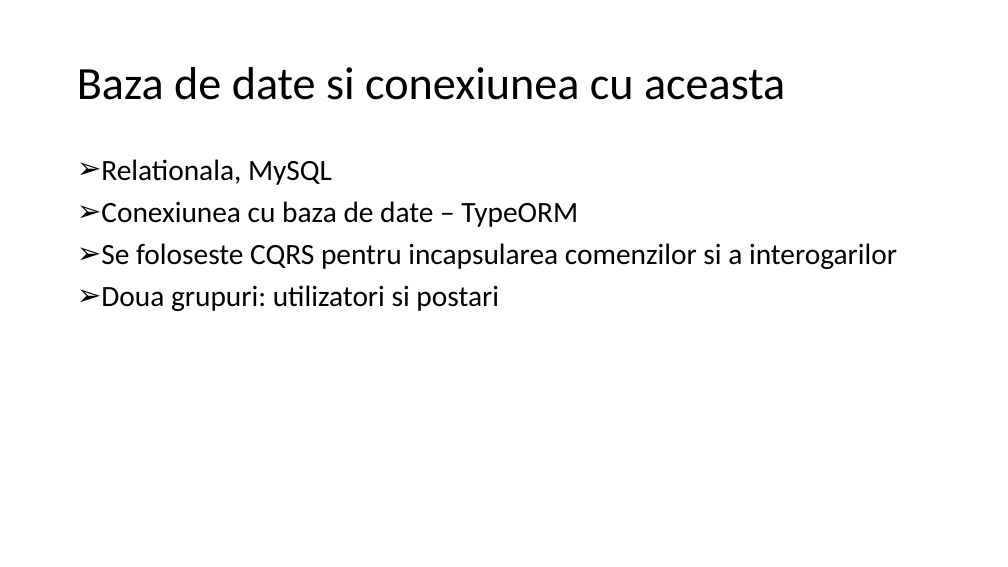
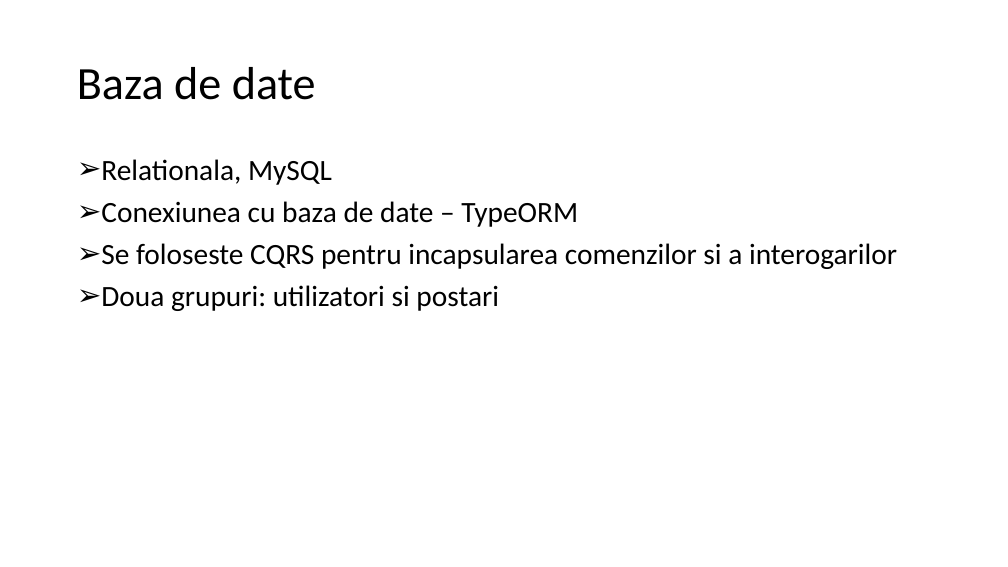
Before and after one commit to CristianAndrei/RCruncher, a slide deck: slide 12 of Licenta2019UrsuCristian-Andrei/RCruncher.pptx. Drawn at 1008x567 pixels with LibreOffice and Linux fonts; fonts in the diff are those of the drawing. Boxes give left, top, right and bottom in pixels: in the first picture for what was removed or moved away, otherwise in the second. Text is boxed around its words. In the diff, an @@ line names an element or a change of style, - is before the commit and + after.

```diff
--- a/Licenta2019UrsuCristian-Andrei/RCruncher.pptx
+++ b/Licenta2019UrsuCristian-Andrei/RCruncher.pptx
@@ title at box(77, 67, 316, 100): text changed @@
-Baza de date si conexiunea cu aceasta
+Baza de date
```
Also in this commit, not shown: 4 other slides changed, 1 slide added, 7 other files.
